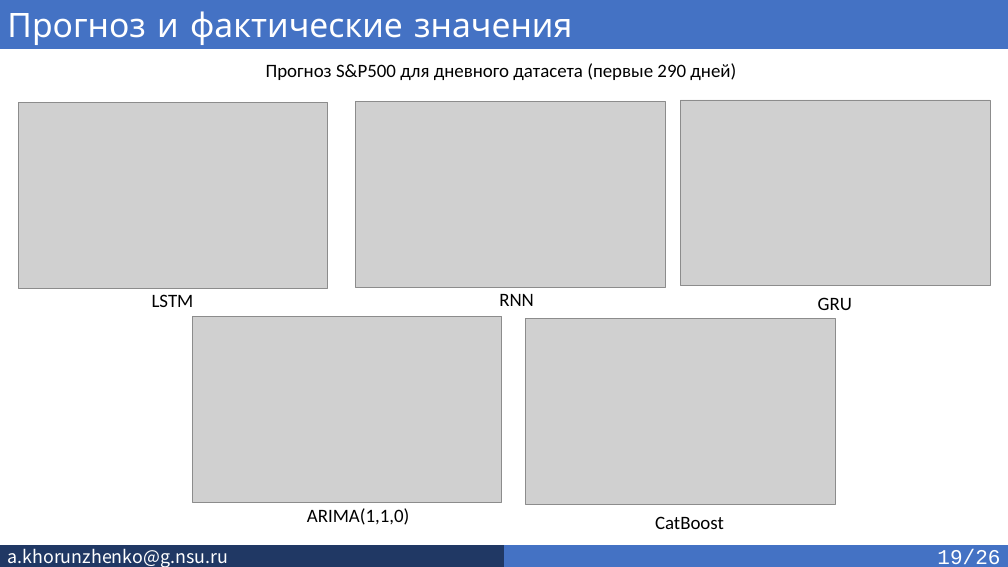
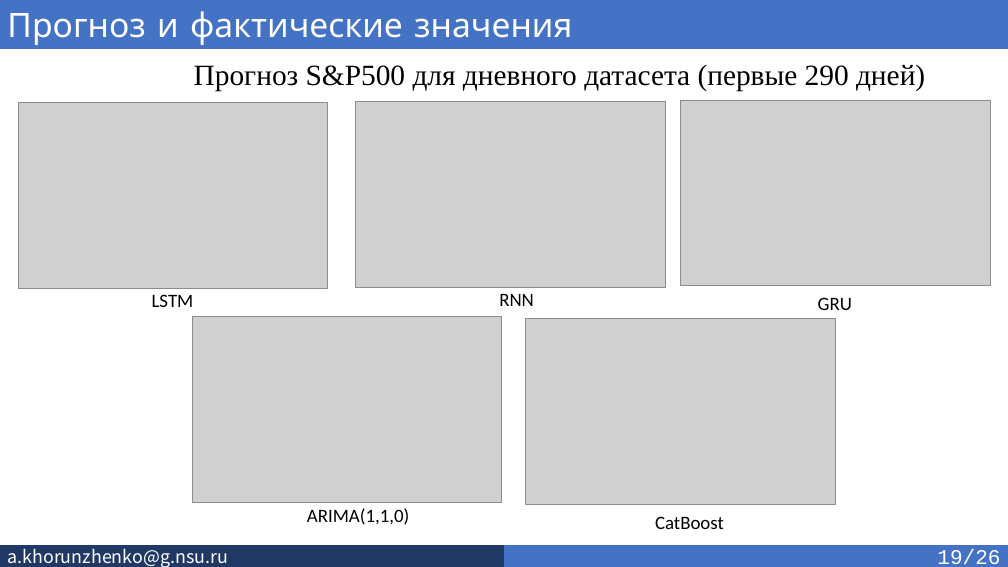
Before and after one commit to SkivHisink/MasterWork, a slide deck: slide 19 of Text/Хорунженко_презентация_4_сем.pptx. Drawn at 1008x567 pixels with LibreOffice and Linux fonts; fonts in the diff are those of the drawing; grey boxes stand for pictures. Boxes give left, top, right and bottom in pixels: in the first picture for what was removed or moved away, otherwise in the second. Text is boxed around its words. In the diff, an @@ line names an element or a change of style, - is before the commit and + after.

```diff
--- a/Text/Хорунженко_презентация_4_сем.pptx
+++ b/Text/Хорунженко_презентация_4_сем.pptx
@@ text "Прогноз S&P500 для дневного датасета ...": place and size @@
-text "Прогноз S&P500 для дневного датасета ..." at bbox=[266, 63, 736, 80]
+text "Прогноз S&P500 для дневного датасета ..." at bbox=[194, 65, 925, 92]
@@ text "Прогноз S&P500 для дневного датасета ..." at bbox=[194, 65, 925, 92]: size 18 to 28 pt, font Calibri to Times New Roman @@
```
Also in this commit, not shown: 13 other slides changed.
